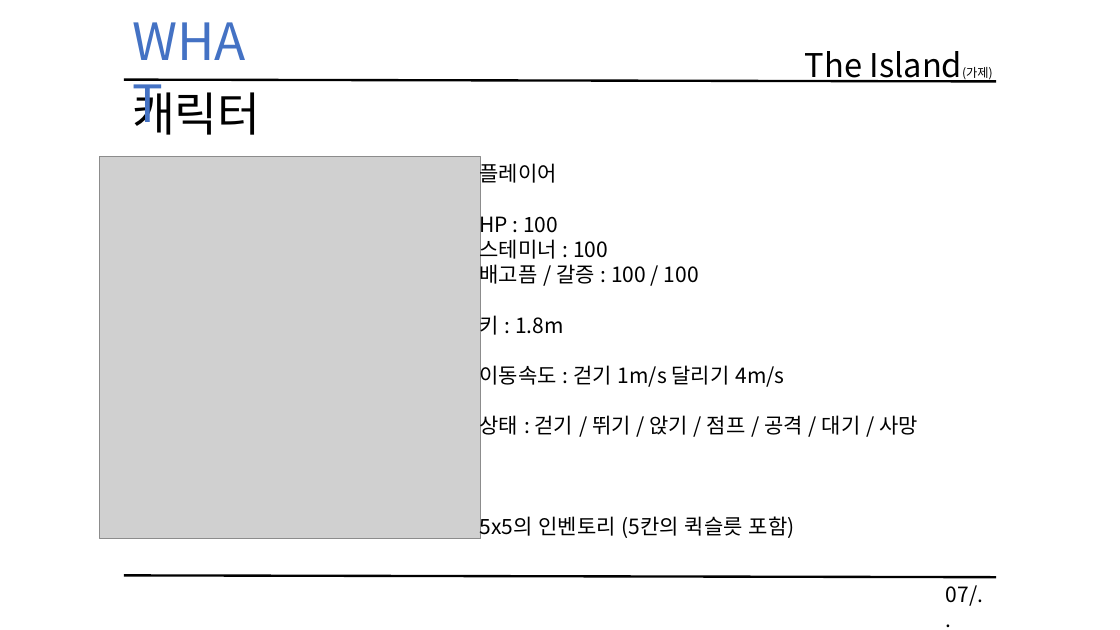
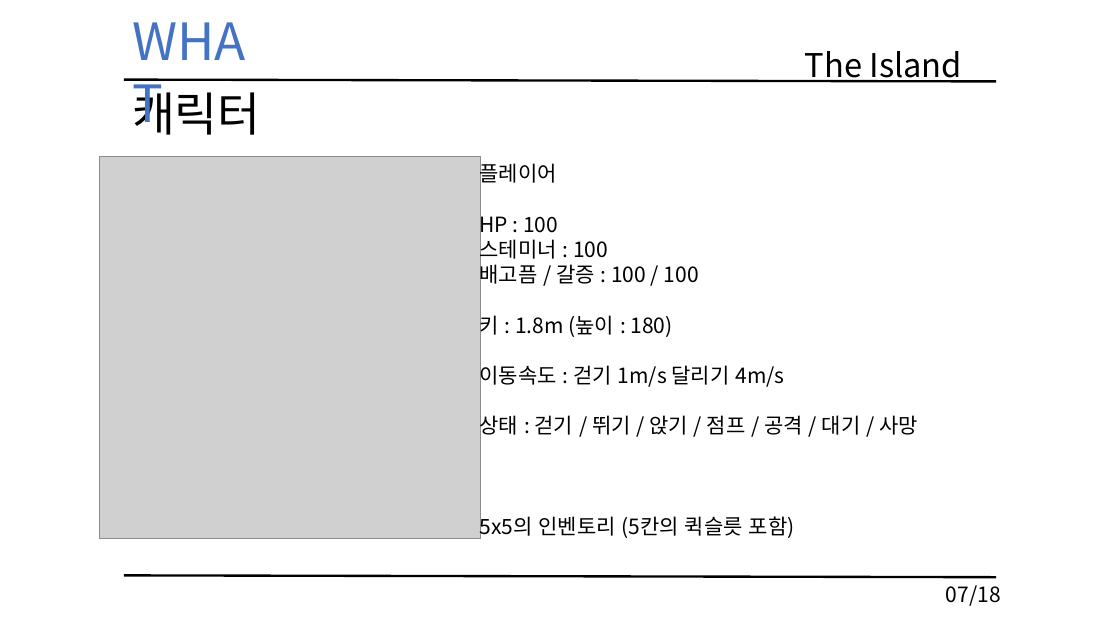
Before and after one commit to KimHaYoon/SickPerson, a slide deck: slide 7 of 문서/졸업작품 게임 기획서 초안.pptx. Drawn at 1120x630 pixels with LibreOffice and Linux fonts; fonts in the diff are those of the drawing; grey boxes stand for pictures. Boxes give left, top, right and bottom in pixels: in the first picture for what was removed or moved away, otherwise in the second. Text is boxed around its words. In the diff, an @@ line names an element or a change of style, - is before the commit and + after.

```diff
--- a/문서/졸업작품 게임 기획서 초안.pptx
+++ b/문서/졸업작품 게임 기획서 초안.pptx
@@ text at [805,51,962,83]: text changed @@
-The Island(가제)
+The Island
@@ text at [480,312,673,338]: text changed @@
-키 : 1.8m
+키 : 1.8m (높이 : 180)
@@ text at [946,585,1001,606]: text changed @@
-07/..
+07/18
```
Also in this commit, not shown: 18 other slides changed, 1 slide added.
